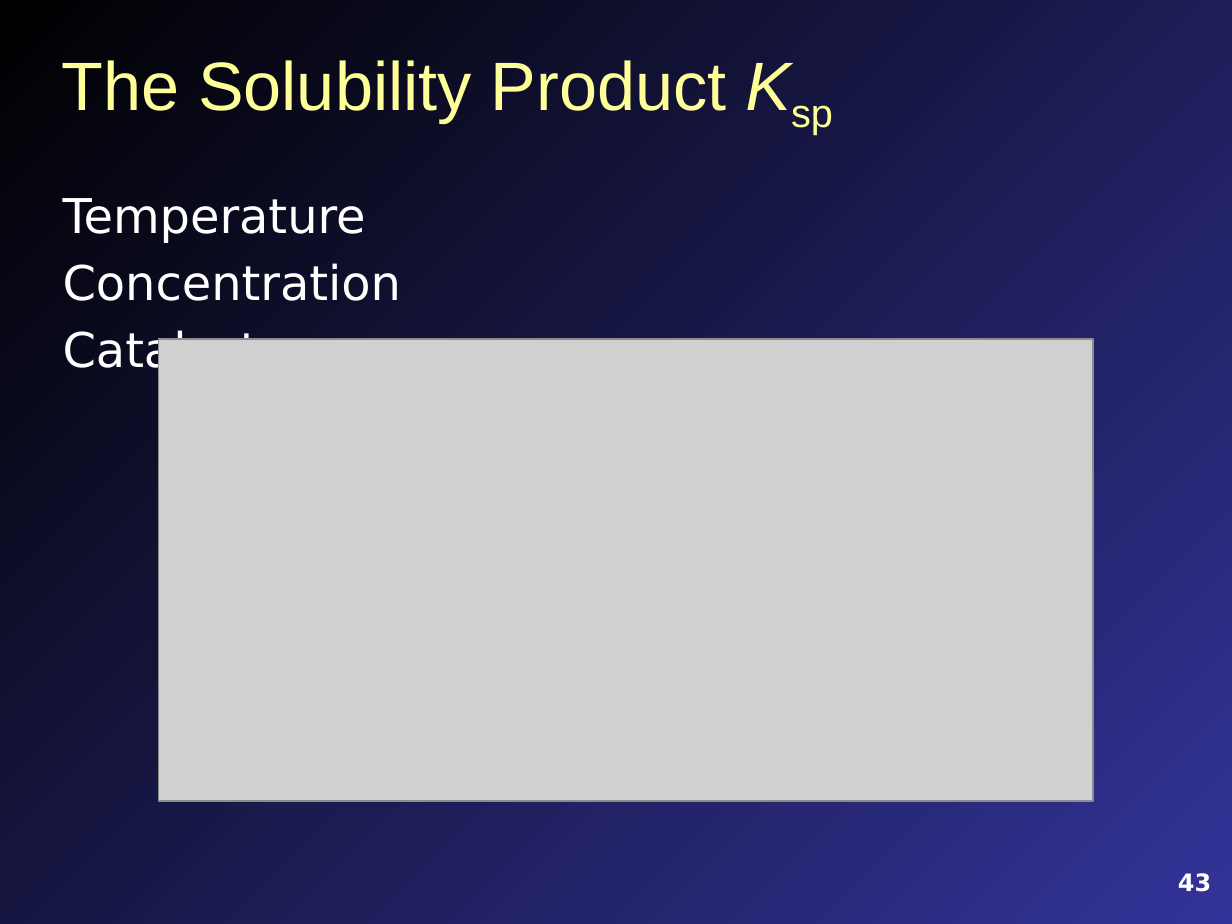
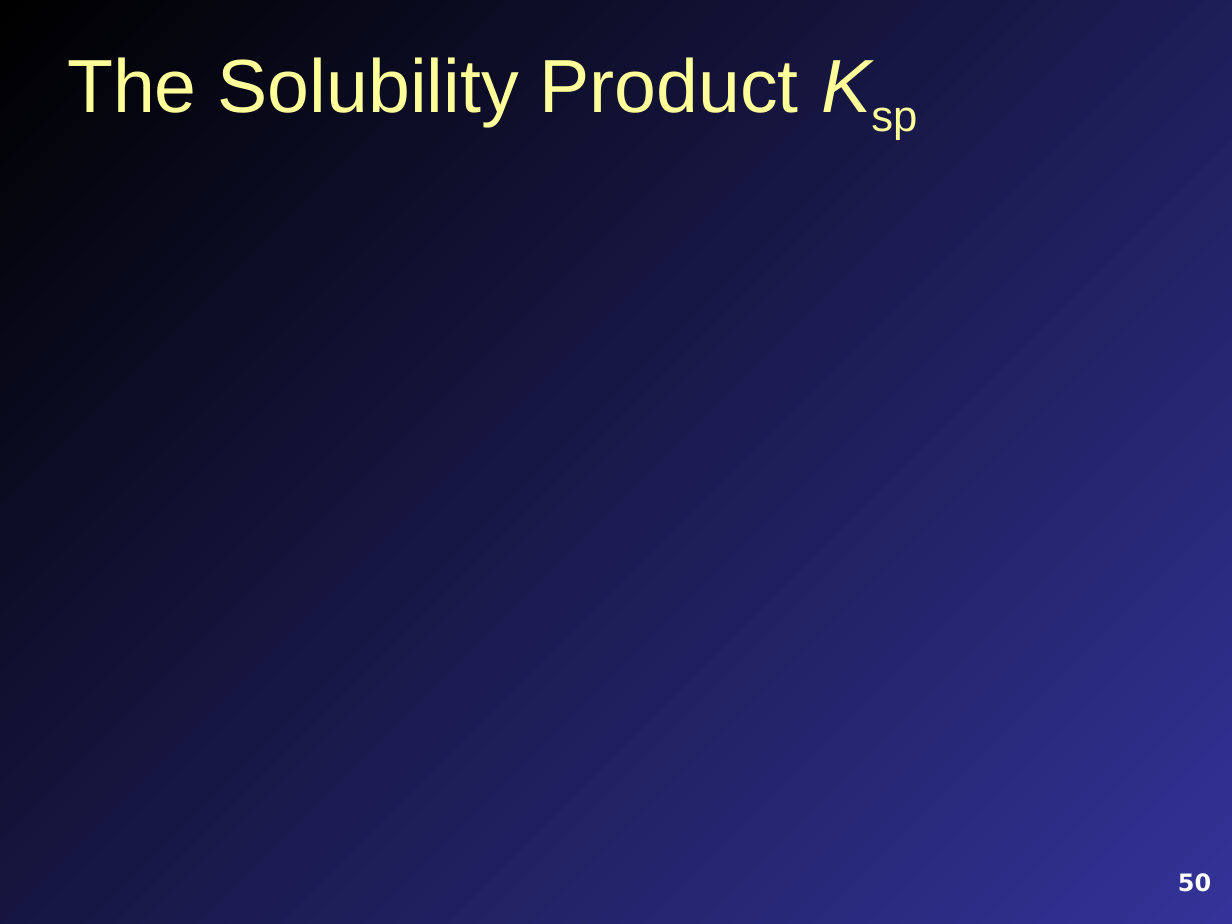
Before and after one commit to profmitch/profmitch.github.io, a slide deck: slide 50 of Teaching/Chemistry/Lecture Slides/FCC Chem 3A Chap 13 Content.pptx (slide 43 before the commit). Drawn at 1232x924 pixels with LibreOffice and Linux fonts; fonts in the diff are those of the drawing; grey boxes stand for pictures. Boxes give left, top, right and bottom in pixels: in the first picture for what was removed or moved away, otherwise in the second. Text is boxed around its words. In the diff, an @@ line names an element or a change of style, - is before the commit and + after.

```diff
--- a/Teaching/Chemistry/Lecture Slides/FCC Chem 3A Chap 13 Content.pptx
+++ b/Teaching/Chemistry/Lecture Slides/FCC Chem 3A Chap 13 Content.pptx
@@ title "The Solubility Product Ksp" at [67, 57, 799, 127]: size 40 to 44 pt @@
@@ text removed at [63, 198, 402, 378] @@
-Temperature
-Concentration
-Catalysts
@@ picture removed at [159, 339, 1093, 801] @@
@@ page number at [1178, 873, 1211, 892]: text changed @@
-43
+50
```
Also in this commit, not shown: 7 other slides changed, 11 slides added, 3 slides removed, 14 other files.
